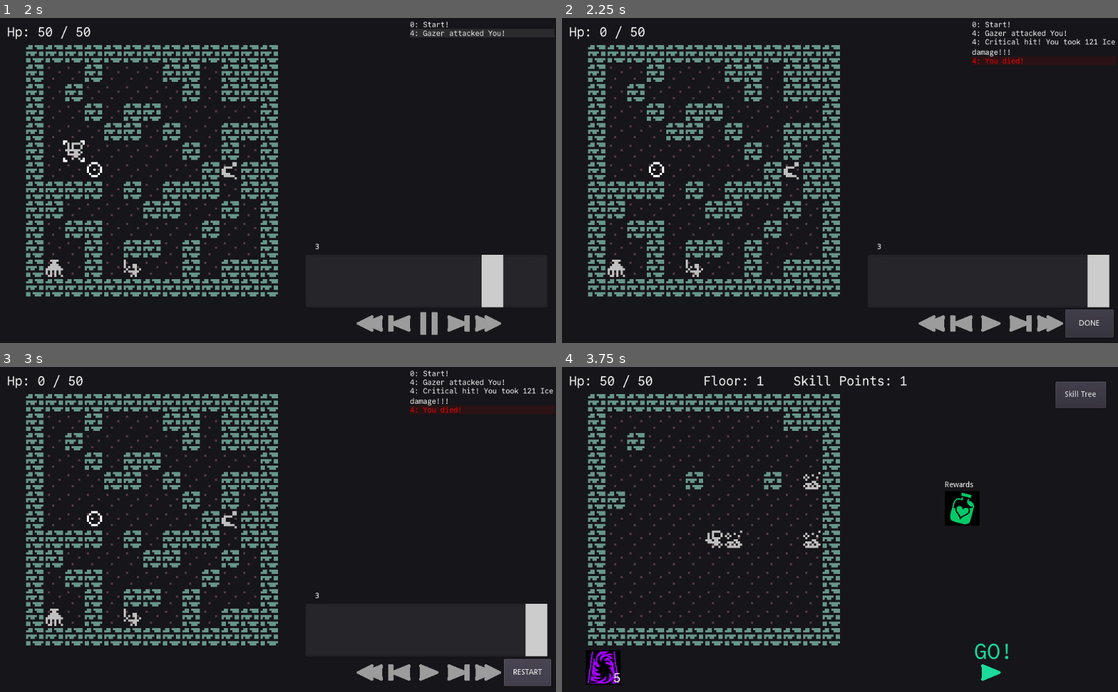
Above: before the commit, frames 1-4 (two rows, left to right).
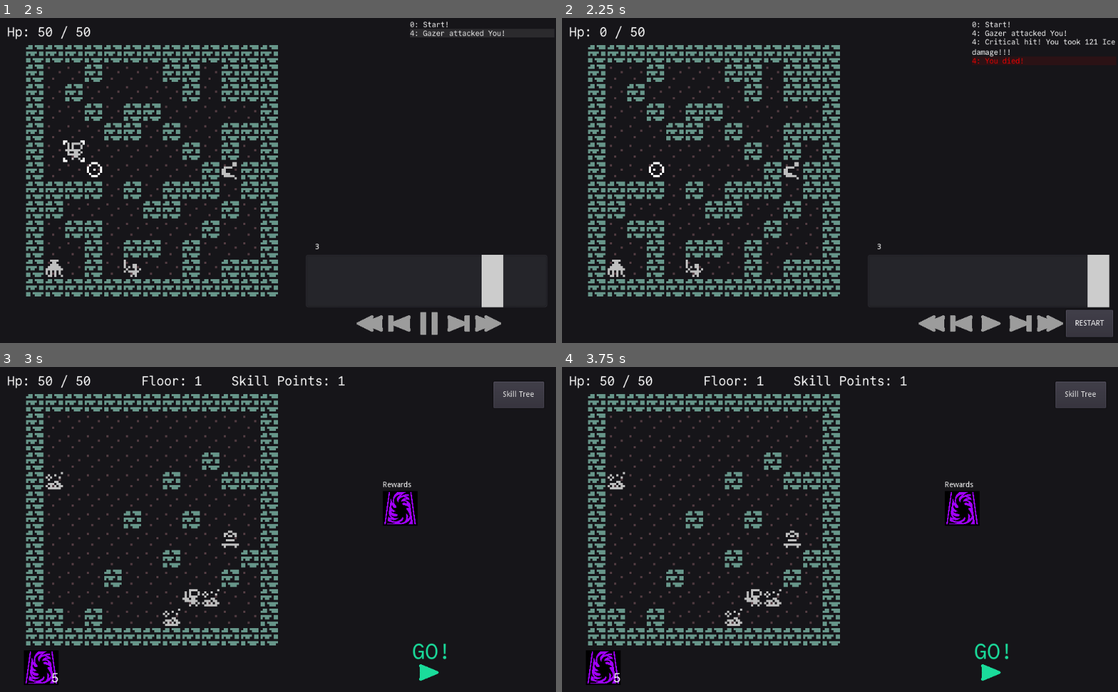
Above: after the commit, the same moments.

Repository: redxaxder/7DRL2024
Game: Godot game, scene res://main.tscn
The game is run twice, just before and just after one commit, with the same random seed, the same clock (stepped at 60 frames per second) and the same inputs.
Inputs (mouse positions are in pixels of both pictures, inside the frame that each line leads up to):
- Up to frame 1 (2 s): click (428, 317) at 0.5 s; tap Enter (return, bound only after the commit) at 1.25, 1.55 s; move the mouse to (278, 180) at 1.27 s; hold D (right) from 1.28 s (still down); hold Space (toggle) from 1.28 s (still down); click (278, 180) at 1.42 s
- Up to frame 2 (2.25 s): move the mouse to (728, 196) at 2.02 s; release D (right) at 2.03 s; release Space (toggle) at 2.03 s; hold S (down) from 2.03 s (still down); tap Enter (return, bound only after the commit) at 2.1 s
- Up to frame 3 (3 s): tap Space (toggle) at 2.3 s; release S (down) at 2.75 s; click (528, 672) at 2.75 s, where only the run before the commit has a clickable "DONE"
- Up to frame 4 (3.75 s): click (1090, 672) at 3.5 s, where only the run before the commit has a clickable "RESTART"

Frame 1 is identical in both runs. In frame 2, less than 0.1% of the frame differs, in the area x 90-100%, y 89-99%; in frame 3, 11%, in the area x 4-100%, y 1-99%; in frame 4, 3.0%.

Commit message:
spade is go. enter is done.

Diff:
--- a/main.gd
+++ b/main.gd
@@ -148,6 +148,11 @@
 	make_encounter()
 
 
+func _unhandled_input(event):
+	if event.is_action_pressed("toggle"):
+		if get_node("%GO").visible == true: go()
+	if event.is_action_pressed("return"):
+		if get_node("%DONE").visible == true: done()
 
 func done():
 	var final_player_state = encounter_result.get_player()
@@ -232,7 +237,7 @@
 
 const DEFAULT_WEIGHT = 100
 const DEFAULT_SPREAD = 20
-const WHOEVER = [
+var WHOEVER: Array = [ \
 	Actor.Type.Blorp,
 	Actor.Type.Snake,
 	Actor.Type.Goblin,
--- a/project.godot
+++ b/project.godot
@@ -235,6 +235,10 @@
 
 [input]
 
+ui_accept={
+"deadzone": 0.5,
+"events": [  ]
+}
 up={
 "deadzone": 0.5,
 "events": [ Object(InputEventKey,"resource_local_to_scene":false,"resource_name":"","device":0,"alt":false,"shift":false,"control":false,"meta":false,"command":false,"pressed":false,"scancode":0,"physical_scancode":87,"unicode":0,"echo":false,"script":null)
@@ -283,6 +287,11 @@
 "events": [ Object(InputEventKey,"resource_local_to_scene":false,"resource_name":"","device":0,"alt":false,"shift":false,"control":false,"meta":false,"command":false,"pressed":false,"scancode":0,"physical_scancode":32,"unicode":0,"echo":false,"script":null)
  ]
 }
+return={
+"deadzone": 0.5,
+"events": [ Object(InputEventKey,"resource_local_to_scene":false,"resource_name":"","device":0,"alt":false,"shift":false,"control":false,"meta":false,"command":false,"pressed":false,"scancode":0,"physical_scancode":16777221,"unicode":0,"echo":false,"script":null)
+ ]
+}
 
 [physics]
 
